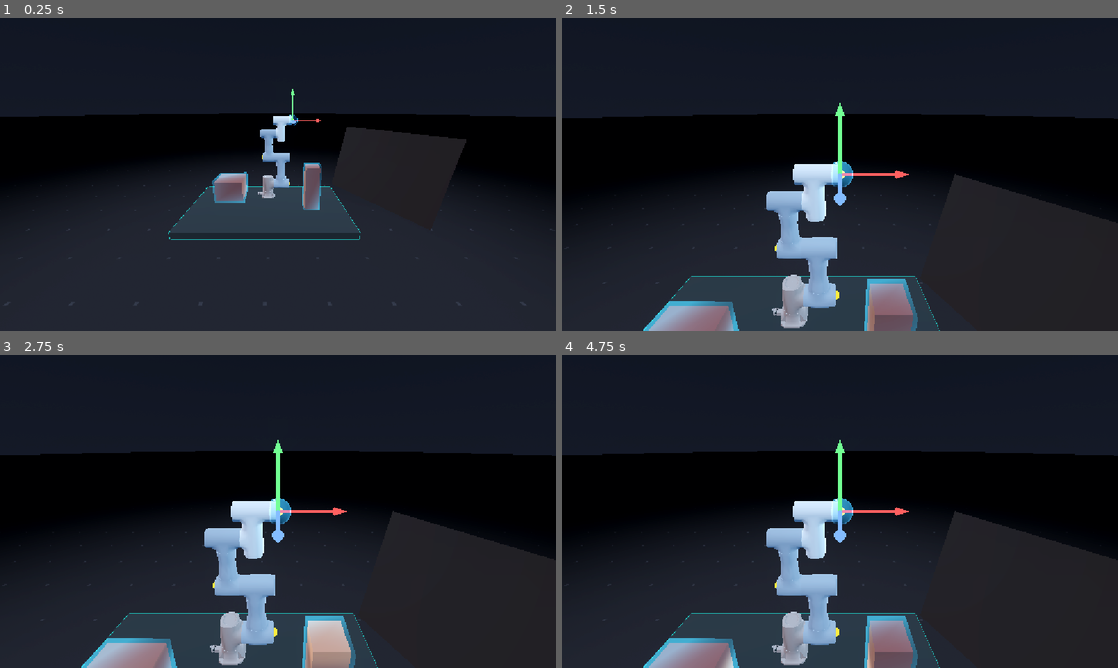
Above: before the commit, frames 1-4 (two rows, left to right).
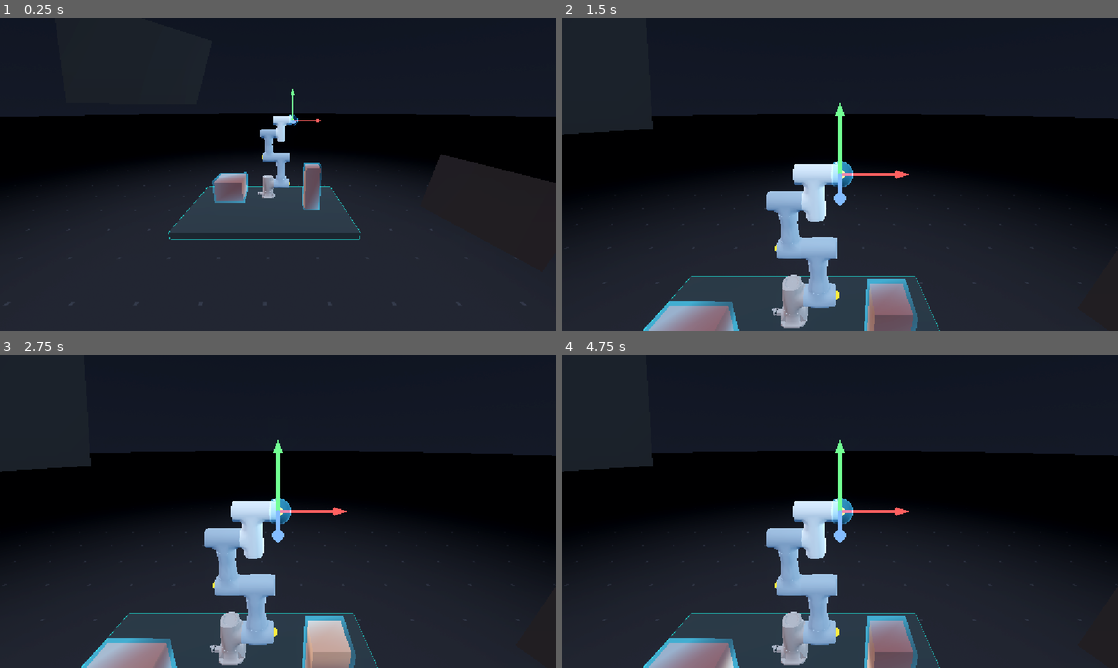
Above: after the commit, the same moments.

Repository: hupikus/dobot-cr3-rebase
Game: Godot game, scene res://main.tscn
The game is run twice, just before and just after one commit, with the same random seed, the same clock (stepped at 60 frames per second) and the same inputs.
Inputs (mouse positions are in pixels of both pictures, inside the frame that each line leads up to):
- Up to frame 1 (0.25 s): no input
- Up to frame 2 (1.5 s): tap Enter at 0.5 s; move the mouse to (962, 158) at 0.52 s; tap F at 0.6 s; click (962, 158) at 0.67 s; tap Space at 1.25 s; drag from (728, 190) to (812, 237) at 1.27 s
- Up to frame 3 (2.75 s): move the mouse to (333, 442) at 2.02 s; tap F at 2.1 s; click (333, 442) at 2.17 s
- Up to frame 4 (4.75 s): drag from (812, 574) to (673, 464) at 2.77 s; tap Enter at 3.5 s; move the mouse to (1006, 558) at 3.52 s; tap F at 3.6 s; click (1006, 558) at 3.67 s; tap Space at 4.25 s; drag from (673, 464) to (756, 433) at 4.27 s

The runs differ from the first frame. In frame 1, 3.3% of the frame differs, in the area x 60-100%, y 34-77%; in frame 2, 1.3%; in frame 3, 1.3%; in frame 4, 1.3%.

Commit message:
Fixed collision for scaled meshes

Diff:
--- a/main.tscn
+++ b/main.tscn
@@ -194,14 +194,14 @@
 transform = Transform3D(1, 0, 0, 0, 1, 0, 0, 0, 1, 0, 0.74, -0.75)
 
 [node name="Screens" type="Node3D" parent="." unique_id=1941604643]
-transform = Transform3D(0.45447, 0.337224, -0.824461, 0, 0.925569, 0.378579, 0.890762, -0.172053, 0.420644, 0.98, 1.05, -0.5)
+transform = Transform3D(0.99999994, 0, 0, 0, 1.0000001, 0, 0, 0, 0.99999964, 0, 0, 0)
 
 [node name="Screen" type="Node3D" parent="Screens" unique_id=1689325039]
-transform = Transform3D(1, 0, 0, 0, 1.0000001, 0, 2.9802322e-08, 0, 1, 0, 0, 0)
+transform = Transform3D(0.25558183, 0.13918126, -0.9567166, -0.035921827, 0.9902671, 0.13446577, 0.9661198, 0, 0.25809386, 0, 0, 0)
 script = ExtResource("14_w48qg")
 
 [node name="Frame" type="MeshInstance3D" parent="Screens/Screen" unique_id=836317613]
-transform = Transform3D(1.3925574, 0, 0, 0, -0.22504291, -1.3742532, 0, 1.3742533, -0.2250429, 0, 0, 0)
+transform = Transform3D(1.3925574, 0, 0, 0, -6.087062e-08, -1.3925577, 0, 1.3925575, -6.087062e-08, -3.8380072e-08, 1, -1.8780336)
 material_override = SubResource("screen_mat")
 mesh = SubResource("PlaneMesh_7mycd")
 
@@ -218,6 +218,28 @@
 grow_horizontal = 2
 grow_vertical = 2
 
+[node name="Log" type="Node3D" parent="Screens" unique_id=1549799278]
+transform = Transform3D(0.5453078, 0.44110864, 0.7127851, 0, 0.85034007, -0.5262344, -0.8382361, 0.28695977, 0.4636968, 0, 0, 0)
+script = ExtResource("14_w48qg")
+
+[node name="Frame" type="MeshInstance3D" parent="Screens/Log" unique_id=1976703221]
+transform = Transform3D(1.3925574, 0, 0, 0, -6.087062e-08, -1.3925577, 0, 1.3925575, -6.087062e-08, -3.8380072e-08, 1, -1.8780336)
+material_override = SubResource("screen_mat")
+mesh = SubResource("PlaneMesh_7mycd")
+
+[node name="SubViewport" type="SubViewport" parent="Screens/Log" unique_id=490119634]
+disable_3d = true
+size = Vector2i(512, 320)
+render_target_update_mode = 4
+
+[node name="UI" type="Control" parent="Screens/Log/SubViewport" unique_id=530088068]
+layout_mode = 3
+anchors_preset = 15
+anchor_right = 1.0
+anchor_bottom = 1.0
+grow_horizontal = 2
+grow_vertical = 2
+
 [node name="DesktopCamera" type="Camera3D" parent="." unique_id=1503592995]
 transform = Transform3D(0.993533, 0.052418, -0.100723, 0, 0.887064, 0.461647, 0.113547, -0.458662, 0.881327, 0, 1.55, 0.4)
 
--- a/script/obstacles.gd
+++ b/script/obstacles.gd
@@ -50,7 +50,7 @@
 			for i in mdt.get_vertex_count():
 				var vertex := mdt.get_vertex(i)
 				var normal := mdt.get_vertex_normal(i)
-				mdt.set_vertex(i, vertex + normal * safe_thickness)
+				mdt.set_vertex(i, vertex + normal * safe_thickness / child.scale)
 
 		welded.clear_surfaces()
 		mdt.commit_to_surface(welded)
